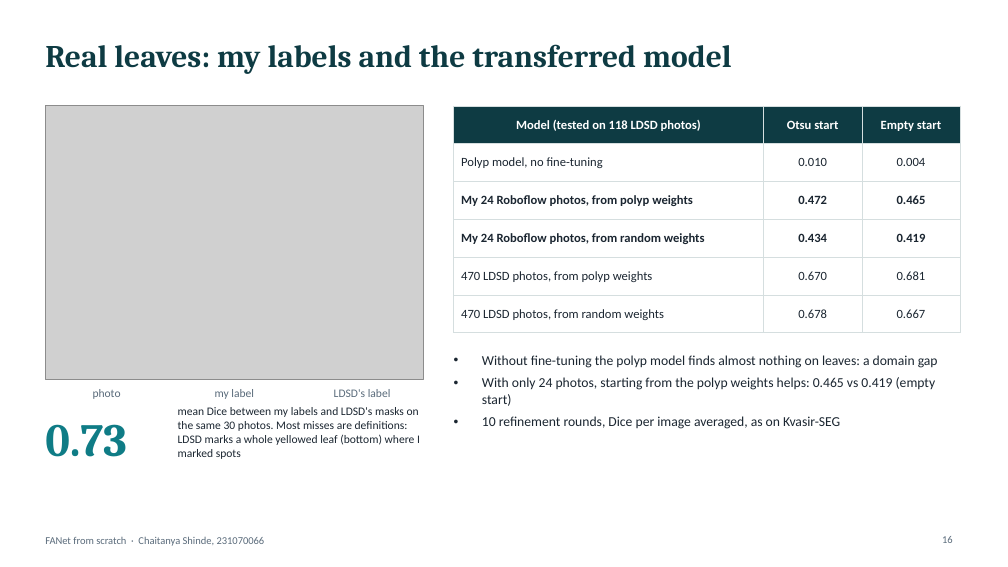
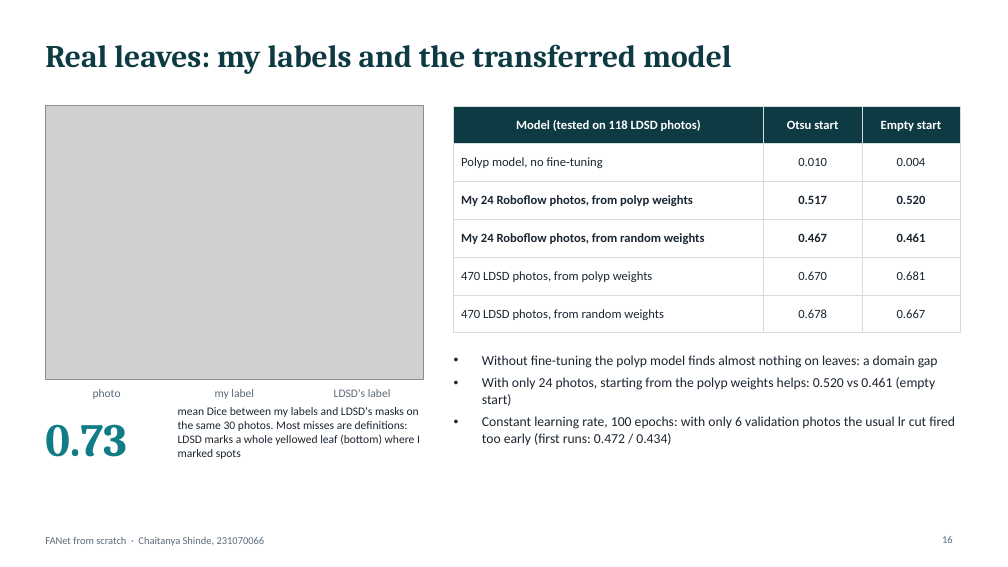
Before and after one commit to Chaitanya-666/DLproject, a slide deck: slide 16 of presentation/FANet_ChaitanyaShinde_231070066.pptx. Drawn at 1008x567 pixels with LibreOffice and Linux fonts; fonts in the diff are those of the drawing; grey boxes stand for pictures. Boxes give left, top, right and bottom in pixels: in the first picture for what was removed or moved away, otherwise in the second. Text is boxed around its words. In the diff, an @@ line names an element or a change of style, - is before the commit and + after.

Commit message:
Roboflow runs re-trained at a constant learning rate (--lr-patience 0, 100 epochs): 0.517 fine-tuned vs 0.467 scratch on 118 LDSD test photos; first runs kept as reference; deck, report, book, README, notebook updated

```diff
--- a/presentation/FANet_ChaitanyaShinde_231070066.pptx
+++ b/presentation/FANet_ChaitanyaShinde_231070066.pptx
@@ table at [454,106,960,324] @@
-row 3, column 2: 0.472
+row 3, column 2: 0.517
-row 3, column 3: 0.465
+row 3, column 3: 0.520
-row 4, column 2: 0.434
+row 4, column 2: 0.467
-row 4, column 3: 0.419
+row 4, column 3: 0.461
@@ text at [482,377,955,445]: text changed @@
-• With only 24 photos, starting from the polyp weights helps: 0.465 vs 0.419 (empty start)
-• 10 refinement rounds, Dice per image averaged, as on Kvasir-SEG
+• With only 24 photos, starting from the polyp weights helps: 0.520 vs 0.461 (empty start)
+• Constant learning rate, 100 epochs: with only 6 validation photos the usual lr cut fired too early (first runs: 0.472 / 0.434)
```
Also in this commit, not shown: 1 other slide changed, 14 other files.
